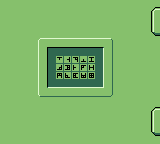
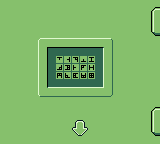
Before/after of a w=160, h=144 layered artwork. What changed in the layer stack:
added layer "Arrows" above "Safe" over [72, 120, 88, 136]
